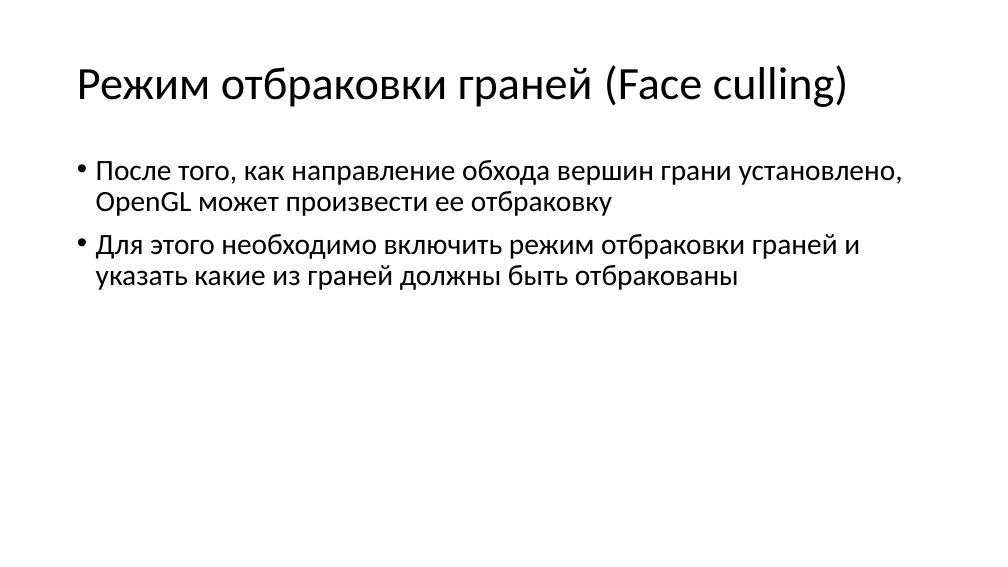
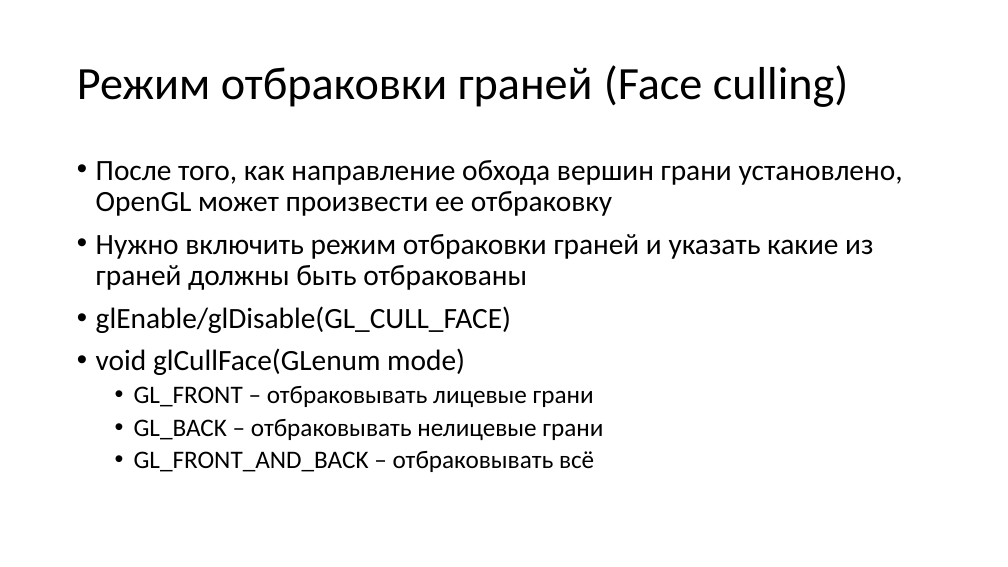
Before and after one commit to alexey-malov/cg-course, a slide deck: slide 21 of lectures/04 - Визуализация трехмерных объектов.pptx. Drawn at 1008x567 pixels with LibreOffice and Linux fonts; fonts in the diff are those of the drawing. Boxes give left, top, right and bottom in pixels: in the first picture for what was removed or moved away, otherwise in the second. Text is boxed around its words. In the diff, an @@ line names an element or a change of style, - is before the commit and + after.

```diff
--- a/lectures/04 - Визуализация трехмерных объектов.pptx
+++ b/lectures/04 - Визуализация трехмерных объектов.pptx
@@ text at (x1=96, y1=234, x2=873, y2=472): text changed @@
-• Для этого необходимо включить режим отбраковки граней и указать какие из граней должны быть отбракованы
+• Нужно включить режим отбраковки граней и указать какие из граней должны быть отбракованы
+• glEnable/glDisable(GL_CULL_FACE)
+• void glCullFace(GLenum mode)
+  • GL_FRONT – отбраковывать лицевые грани
+  • GL_BACK – отбраковывать нелицевые грани
+  • GL_FRONT_AND_BACK – отбраковывать всё
```
Also in this commit, not shown: 10 other slides changed, 1 slide added, 1 slide removed.
